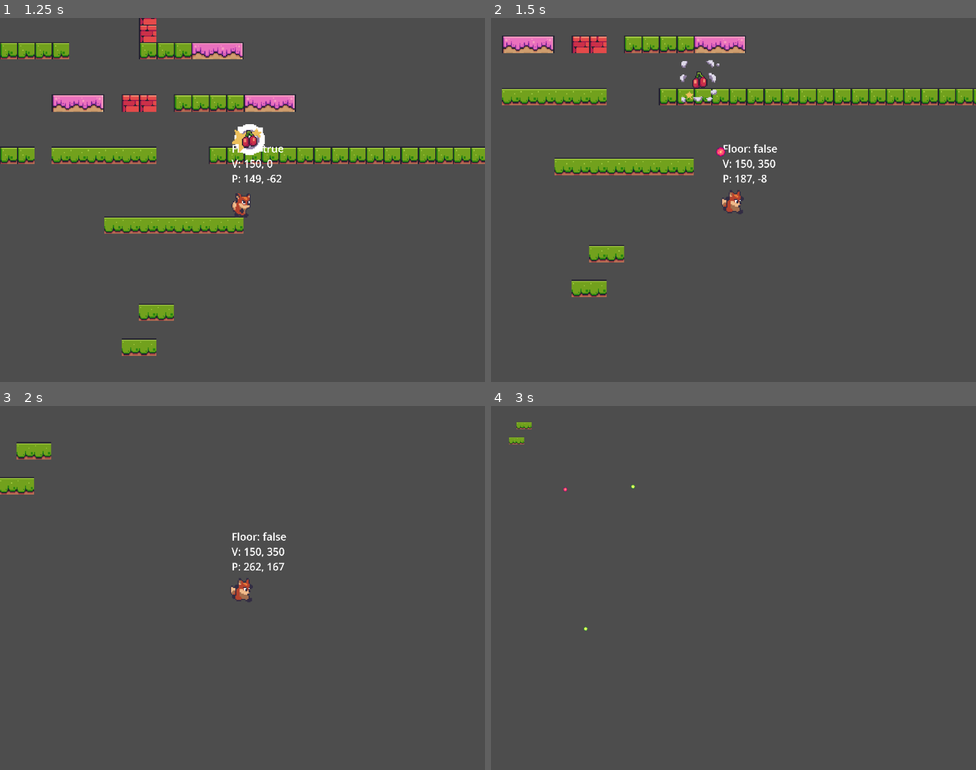
Above: before the commit, frames 1-4 (two rows, left to right).
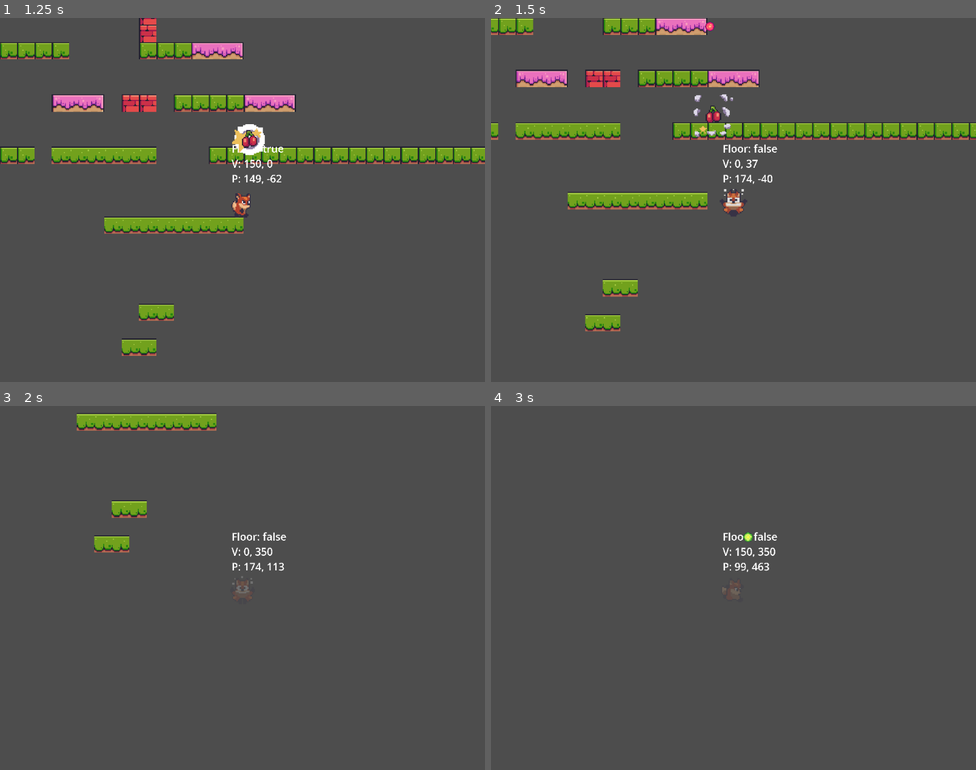
Above: after the commit, the same moments.

Repository: lithiumagic/fplatf
Game: Godot game, scene res://Scenes/LevelBase/level_base.tscn
The game is run twice, just before and just after one commit, with the same random seed, the same clock (stepped at 60 frames per second) and the same inputs. Sound files missing from this copy of the repository are replaced by a short silence.
Inputs:
- Up to frame 1 (1.25 s): hold D (right) from 0.53 s (still down); tap K (shoot) at 0.6 s; tap J (jump) at 0.77 s
- Up to frame 2 (1.5 s): keep holding D (right); tap T (shoot_enemy) at 1.35 s
- Up to frame 3 (2 s): keep holding D (right); tap J (jump) at 1.52 s
- Up to frame 4 (3 s): release D (right) at 2.03 s; hold A (left) 2.03-2.78 s; tap R (shoot_player) at 2.1 s; tap Enter at 2.75 s; hold D (right) from 2.78 s (still down); tap K (shoot) at 2.85 s

Frame 1 is identical in both runs. In frame 2, 19% of the frame differs, in the area x 0-100%, y 0-87%; in frame 3, 3.2%; in frame 4, 0.5%.

Commit message:
156. main scene

Diff:
--- a/Scenes/Bullets/enemy_bullet.tscn
+++ b/Scenes/Bullets/enemy_bullet.tscn
@@ -5,6 +5,8 @@
 [ext_resource type="Shape2D" uid="uid://cncysxlkbtai8" path="res://Resources/bullet_shape.tres" id="2_lqsdr"]
 
 [node name="EnemyBullet" instance=ExtResource("1_b3chp")]
+collision_layer = 16
+collision_mask = 2
 
 [node name="CollisionShape2D" parent="." index="0"]
 shape = ExtResource("2_lqsdr")
--- a/Scenes/Player/player.gd
+++ b/Scenes/Player/player.gd
@@ -23,6 +23,7 @@
 const HURT_JUMP_VELOCITY: Vector2 = Vector2(0, -130.0)
 
 var is_hurt: bool = false
+var invincible: bool = false
 
 
 func _ready() -> void:
@@ -88,6 +89,19 @@
 		queue_free()
 	pass
 
+
+func go_invincible() -> void:
+	if invincible:
+		return
+	invincible = true
+	var tween: Tween = create_tween()
+
+	for i in range(3):
+		tween.tween_property(sprite_2d, "modulate", Color("#ffffff", 0.0), 0.5)
+		tween.tween_property(sprite_2d, "modulate", Color("#ffffff", 1.0), 0.5)
+	tween.tween_property(self, "invincible", false, 0)
+
+
 func apply_hurt_jump() -> void:
 	is_hurt = true
 	velocity = HURT_JUMP_VELOCITY
@@ -95,6 +109,10 @@
 	hurt_timer.start()
 
 func apply_hit() -> void:
+	if invincible:
+		return
+
+	go_invincible()
 	apply_hurt_jump()
 
 func _on_hit_box_area_entered(area: Area2D) -> void:
